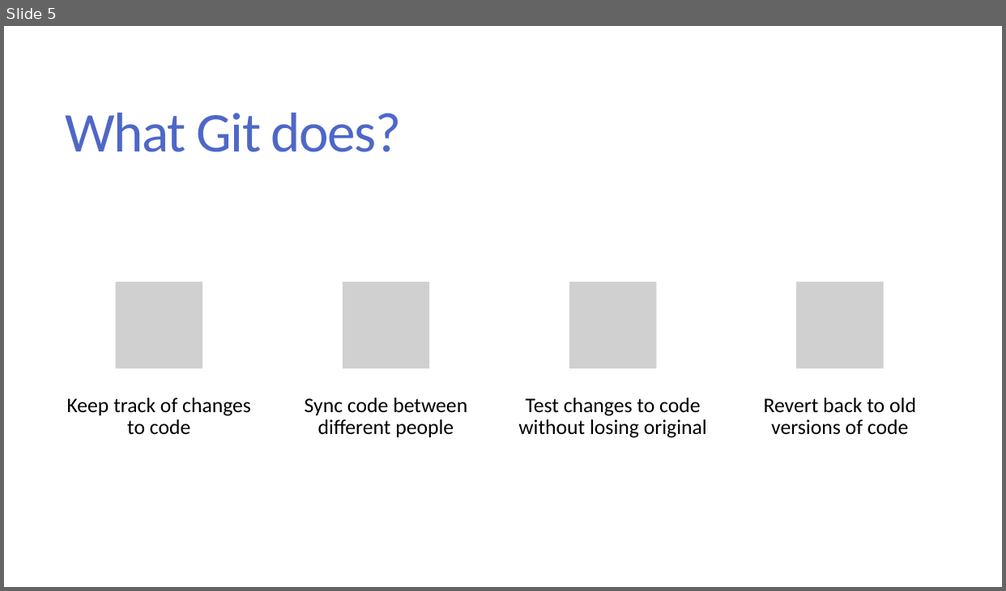
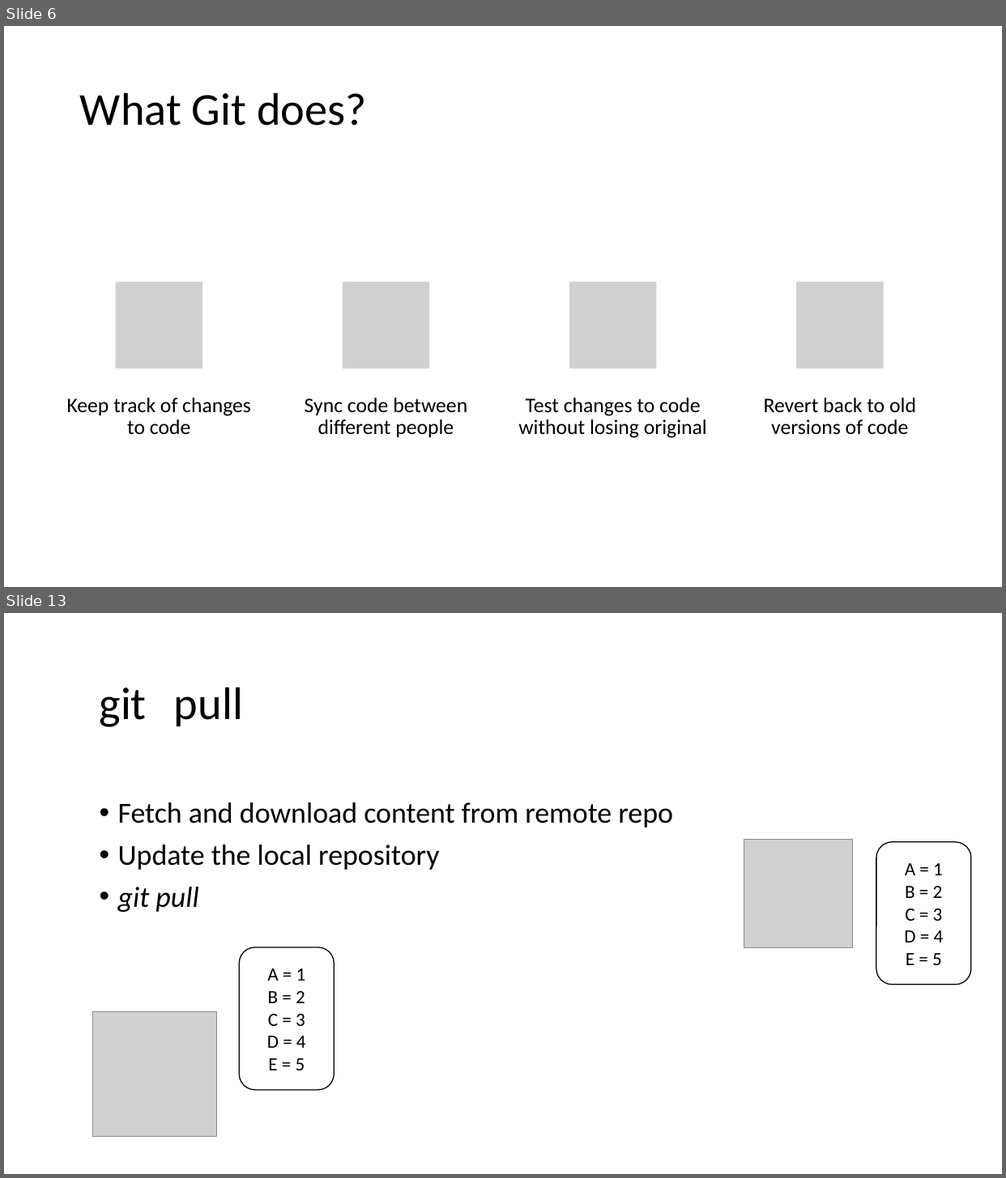
Before and after one commit to diwashrestha/program-and-talks, a slide deck: Working with git and GitHub/Working with Git and GitHub.pptx. Shown one above the other, each under a label of ours: slide 5 before the commit, slides 6 and 13 after it; the slides between them are not shown. The pictures are 1006x591 and 1006x1178 pixels, drawn with LibreOffice and Linux fonts; fonts in the diff are those of the drawing; grey boxes stand for pictures. Boxes give left, top, right and bottom in pixels: in the first picture for what was removed or moved away, otherwise in the second. Text is boxed around its words. In the diff, an @@ line names an element or a change of style, - is before the commit and + after.

```diff
--- a/Working with git and GitHub/Working with Git and GitHub.pptx
+++ b/Working with git and GitHub/Working with Git and GitHub.pptx
@@ slide 13 added at [4,613,1002,1174], background #FFFFFF @@
@@ title added at [100,687,243,727], 44 pt, text #000000 @@
+git pull
@@ text added at [118,803,673,912], 28 pt, text #000000 @@
+• Fetch and download content from remote repo
+• Update the local repository
+• git pull
@@ picture added at [744,840,853,948] @@
@@ rounded rectangle added at [876,842,971,984], fill #FFFFFF, outline #000000 1 pt, 18 pt, text #000000 @@
+A = 1
+B = 2
+C = 3
+D = 4
+E = 5
@@ rounded rectangle added at [239,948,334,1090], fill #FFFFFF, outline #000000 1 pt, 18 pt, text #000000 @@
+A = 1
+B = 2
+C = 3
+D = 4
+E = 5
@@ picture added at [92,1012,216,1136] @@
@@ what was slide 5 is now slide 6 @@
@@ slide 6 changed as well @@
@@ title "What Git does?": place and size @@
-title "What Git does?" at [66,113,402,152]
+title "What Git does?" at [80,92,367,126]
@@ title "What Git does?" at [80,92,367,126]: size 54 to 44 pt, text colour #4E67C8 to #000000, letter spacing -1.2 to 0 pt; line spacing 0.85 to 0.9 @@
```
Also in this commit, not shown: 12 other slides changed, 5 other slides added, 3 slides removed.
